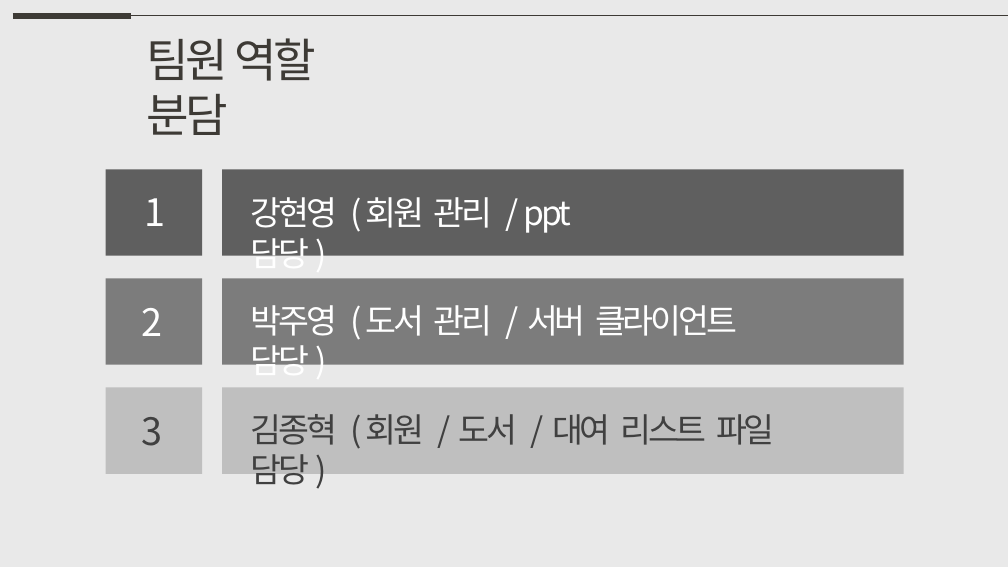
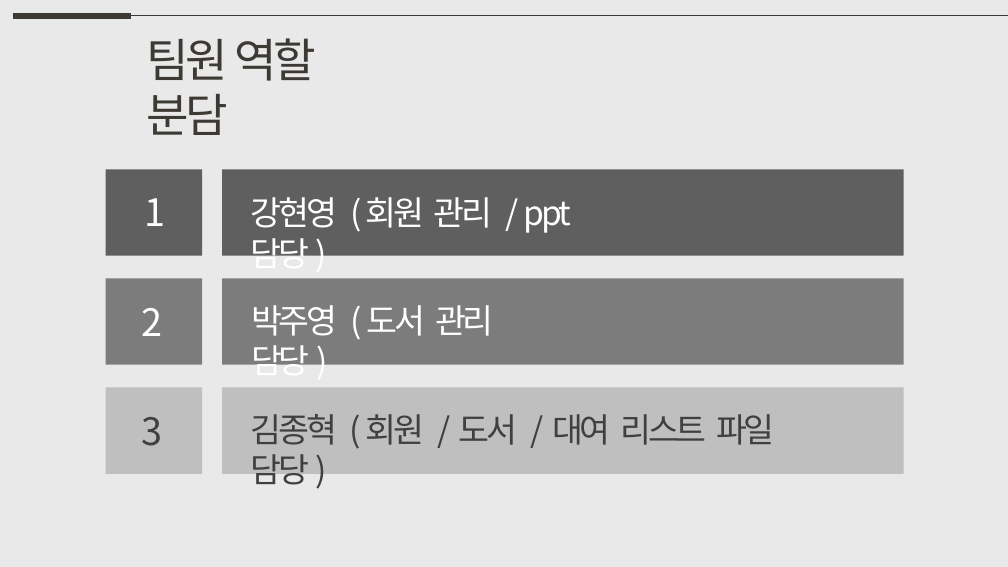
Before and after one commit to p-jy/1stProject, a slide deck: slide 3 of src/Library/1차 프로젝트 ppt.pptx. Drawn at 1008x567 pixels with LibreOffice and Linux fonts; fonts in the diff are those of the drawing. Boxes give left, top, right and bottom in pixels: in the first picture for what was removed or moved away, otherwise in the second. Text is boxed around its words. In the diff, an @@ line names an element or a change of style, - is before the commit and + after.

```diff
--- a/src/Library/1차 프로젝트 ppt.pptx
+++ b/src/Library/1차 프로젝트 ppt.pptx
@@ text at (251, 305, 494, 365): text changed @@
-박주영 ( 도서 관리 / 서버 클라이언트 담당 )
+박주영 ( 도서 관리 담당 )
```
